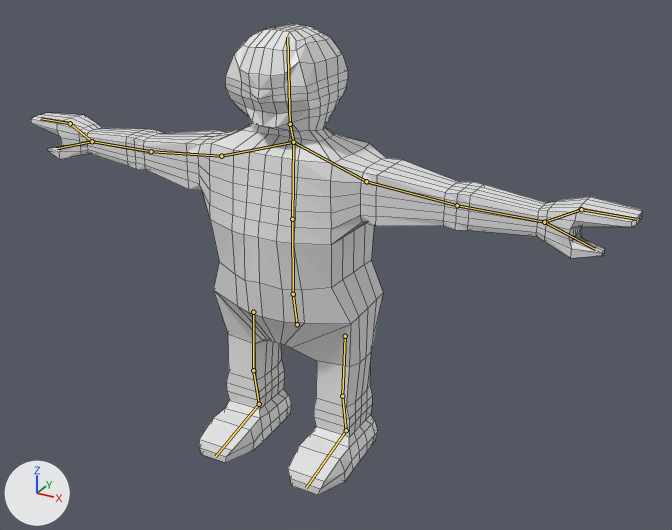
Before and after pictures for a commit that changed the Blender file Scenes/Models/DwardDummyRigged2.blend.
One viewpoint serves both versions: a 50 mm lens placed at (1.226, -2.002, 1.577), pointed at (0.09, 0.063, 0.545). The axes (+X, +Y, +Z) are drawn at lower left. The lights are the same throughout. The bones that bend it are drawn over the model as lines. Mesh edges are drawn as thin lines.
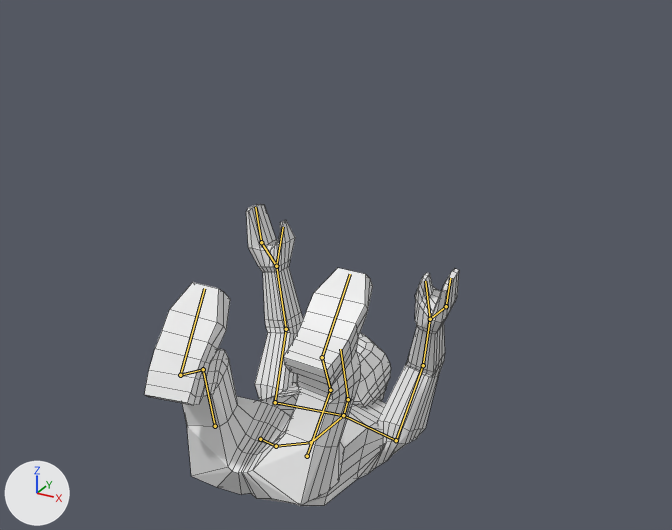
The newer file adds an action. The first version stands in its rest pose; the second is drawn at frame 30 of the action 'Roll'.

Diff of the bpy script that builds the scene:
```diff
--- a/Scenes/Models/DwardDummyRigged2.blend.py
+++ b/Scenes/Models/DwardDummyRigged2.blend.py
@@ bone_root @@
 bone_root = bpy.data.objects['Armature'].pose.bones['Root']
-bone_root.location = (0.0, 0.0, 0.0)
-bone_root.rotation_quaternion = (1.0, 0.0, 0.0, 0.0)  # degrees (0, 0, 0)
+bone_root.location = (0.0, -0.225, 0.245)
+bone_root.rotation_quaternion = (-0.326, 0.945, 0.0, 0.0)  # degrees (-142, 0, 0)
@@ bone_spine1 @@
 bone_spine1 = bpy.data.objects['Armature'].pose.bones['Spine1']  # child of 'Root'
-bone_spine1.rotation_quaternion = (1.0, 0.0, 0.0, 0.0)  # degrees (0, 0, 0)
+bone_spine1.rotation_quaternion = (0.977, 0.213, 0.002, -0.002)  # degrees (25, 0, 0)
@@ bone_spine2 @@
 bone_spine2 = bpy.data.objects['Armature'].pose.bones['Spine2']  # child of 'Spine1'
-bone_spine2.rotation_quaternion = (1.0, 0.0, 0.0, 0.0)  # degrees (0, 0, 0)
+bone_spine2.rotation_quaternion = (0.975, 0.223, 0.001, 0.001)  # degrees (26, 0, 0)
@@ bone_neck @@
 bone_neck = bpy.data.objects['Armature'].pose.bones['Neck']  # child of 'Spine2'
-bone_neck.rotation_quaternion = (1.0, 0.0, 0.0, 0.0)  # degrees (0, 0, 0)
+bone_neck.rotation_quaternion = (0.935, 0.354, 0.002, 0.001)  # degrees (41, 0, 0)
@@ bone_head @@
 bone_head = bpy.data.objects['Armature'].pose.bones['Head']  # child of 'Neck'
-bone_head.rotation_quaternion = (1.0, 0.0, 0.0, 0.0)  # degrees (0, 0, 0)
+bone_head.rotation_quaternion = (0.849, 0.528, 0.003, 0.002)  # degrees (64, 0, 0)
@@ bone_upperarm_l @@
 bone_upperarm_l = bpy.data.objects['Armature'].pose.bones['UpperArm.L']  # child of 'Shoulder.L'
-bone_upperarm_l.rotation_quaternion = (1.0, 0.0, 0.0, 0.0)  # degrees (0, 0, 0)
+bone_upperarm_l.rotation_quaternion = (0.398, 0.596, -0.609, -0.326)  # degrees (118, -6, -88)
@@ bone_lowerarm_l @@
 bone_lowerarm_l = bpy.data.objects['Armature'].pose.bones['LowerArm.L']  # child of 'UpperArm.L'
-bone_lowerarm_l.location = (0.0, 0.0, 0.0)
-bone_lowerarm_l.rotation_quaternion = (1.0, 0.0, 0.0, 0.0)  # degrees (0, 0, 0)
+bone_lowerarm_l.location = (0.0, 0.002, 0.0)
+bone_lowerarm_l.rotation_quaternion = (0.91, -0.406, 0.083, 0.0)  # degrees (-48, 9, -4)
@@ bone_upperarm_r @@
 bone_upperarm_r = bpy.data.objects['Armature'].pose.bones['UpperArm.R']  # child of 'Shoulder.R'
-bone_upperarm_r.rotation_quaternion = (1.0, 0.0, 0.0, 0.0)  # degrees (0, 0, 0)
+bone_upperarm_r.rotation_quaternion = (0.393, 0.596, 0.617, 0.318)  # degrees (119, 6, 88)
@@ bone_lowerarm_r @@
 bone_lowerarm_r = bpy.data.objects['Armature'].pose.bones['LowerArm.R']  # child of 'UpperArm.R'
-bone_lowerarm_r.location = (0.0, 0.0, 0.0)
-bone_lowerarm_r.rotation_quaternion = (1.0, 0.0, 0.0, 0.0)  # degrees (0, 0, 0)
+bone_lowerarm_r.location = (0.0, -0.002, 0.0)
+bone_lowerarm_r.rotation_quaternion = (0.974, -0.223, -0.047, 0.002)  # degrees (-26, -5, 1)
@@ bone_iklegpole_l @@
 bone_iklegpole_l = bpy.data.objects['Armature'].pose.bones['IKLegPole.L']
-bone_iklegpole_l.location = (0.0, 0.0, 0.0)
-bone_iklegpole_l.rotation_quaternion = (1.0, 0.0, 0.0, 0.0)  # degrees (0, 0, 0)
+bone_iklegpole_l.location = (-0.04, -0.386, -0.091)
+bone_iklegpole_l.rotation_quaternion = (0.026, -1.0, 0.0, 0.0)  # degrees (-177, 0, 0)
@@ bone_iktarget_l @@
 bone_iktarget_l = bpy.data.objects['Armature'].pose.bones['IKTarget.L']
-bone_iktarget_l.location = (0.0, 0.0, 0.0)
-bone_iktarget_l.rotation_quaternion = (1.0, 0.0, 0.0, 0.0)  # degrees (0, 0, 0)
+bone_iktarget_l.location = (-0.017, -0.166, -0.329)
+bone_iktarget_l.rotation_quaternion = (-0.319, -0.948, 0.0, 0.0)  # degrees (143, 0, 0)
@@ bone_iklegpole_r @@
 bone_iklegpole_r = bpy.data.objects['Armature'].pose.bones['IKLegPole.R']
-bone_iklegpole_r.location = (0.0, 0.0, 0.0)
-bone_iklegpole_r.rotation_quaternion = (1.0, 0.0, 0.0, 0.0)  # degrees (0, 0, 0)
+bone_iklegpole_r.location = (0.022, -0.086, -0.072)
+bone_iklegpole_r.rotation_quaternion = (0.026, -1.0, 0.0, 0.0)  # degrees (-177, 0, 0)
@@ bone_iktarget_r @@
 bone_iktarget_r = bpy.data.objects['Armature'].pose.bones['IKTarget.R']
-bone_iktarget_r.location = (0.0, 0.0, 0.0)
-bone_iktarget_r.rotation_quaternion = (1.0, 0.0, 0.0, 0.0)  # degrees (0, 0, 0)
+bone_iktarget_r.location = (0.0, -0.357, -0.284)
+bone_iktarget_r.rotation_quaternion = (-0.387, -0.922, 0.0, 0.0)  # degrees (135, 0, 0)
```

Boxes (x1, y1, x2, y2) around the edits, measured in the pictures (672 x 530 px):
'Cube', posed (48% narrower, 36% shorter)
    before: (31, 24, 642, 495)
    after: (144, 204, 459, 506)
bone 'Root', root to tip
    before: (297, 324) to (293, 294)
    after: (260, 439) to (276, 446)
bone 'Spine1', root to tip
    before: (293, 294) to (292, 219)
    after: (276, 446) to (311, 442)
bone 'Spine2', root to tip
    before: (292, 219) to (293, 142)
    after: (311, 442) to (343, 415)
bone 'Neck', root to tip
    before: (293, 142) to (290, 124)
    after: (343, 415) to (348, 399)
bone 'Head', root to tip
    before: (290, 124) to (287, 37)
    after: (348, 399) to (340, 349)
bone 'UpperArm.L', root to tip
    before: (366, 181) to (457, 205)
    after: (396, 440) to (423, 365)
bone 'LowerArm.L', root to tip
    before: (457, 205) to (544, 222)
    after: (423, 365) to (430, 319)
bone 'UpperArm.R', root to tip
    before: (221, 156) to (151, 151)
    after: (275, 402) to (286, 329)
bone 'LowerArm.R', root to tip
    before: (151, 151) to (92, 141)
    after: (286, 329) to (276, 266)
